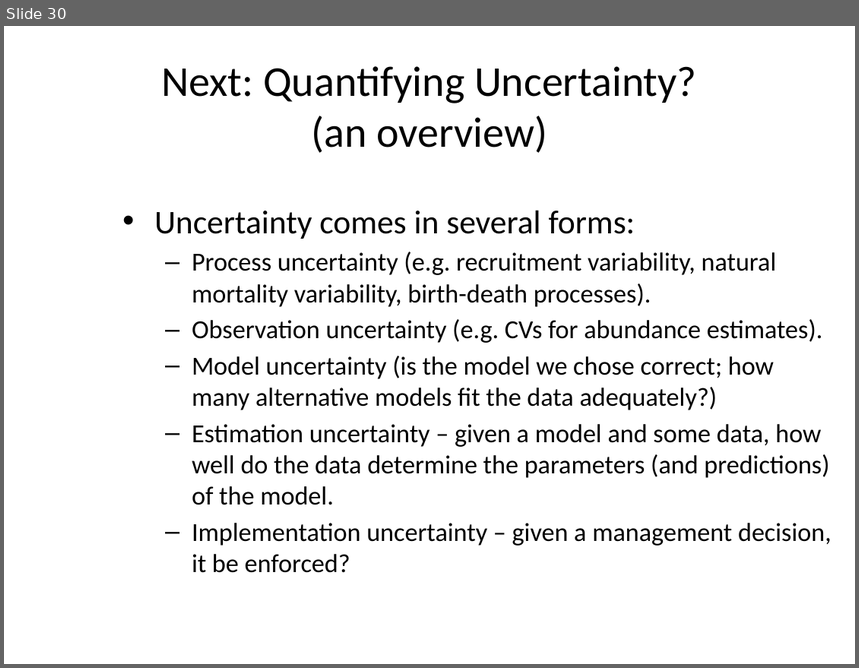
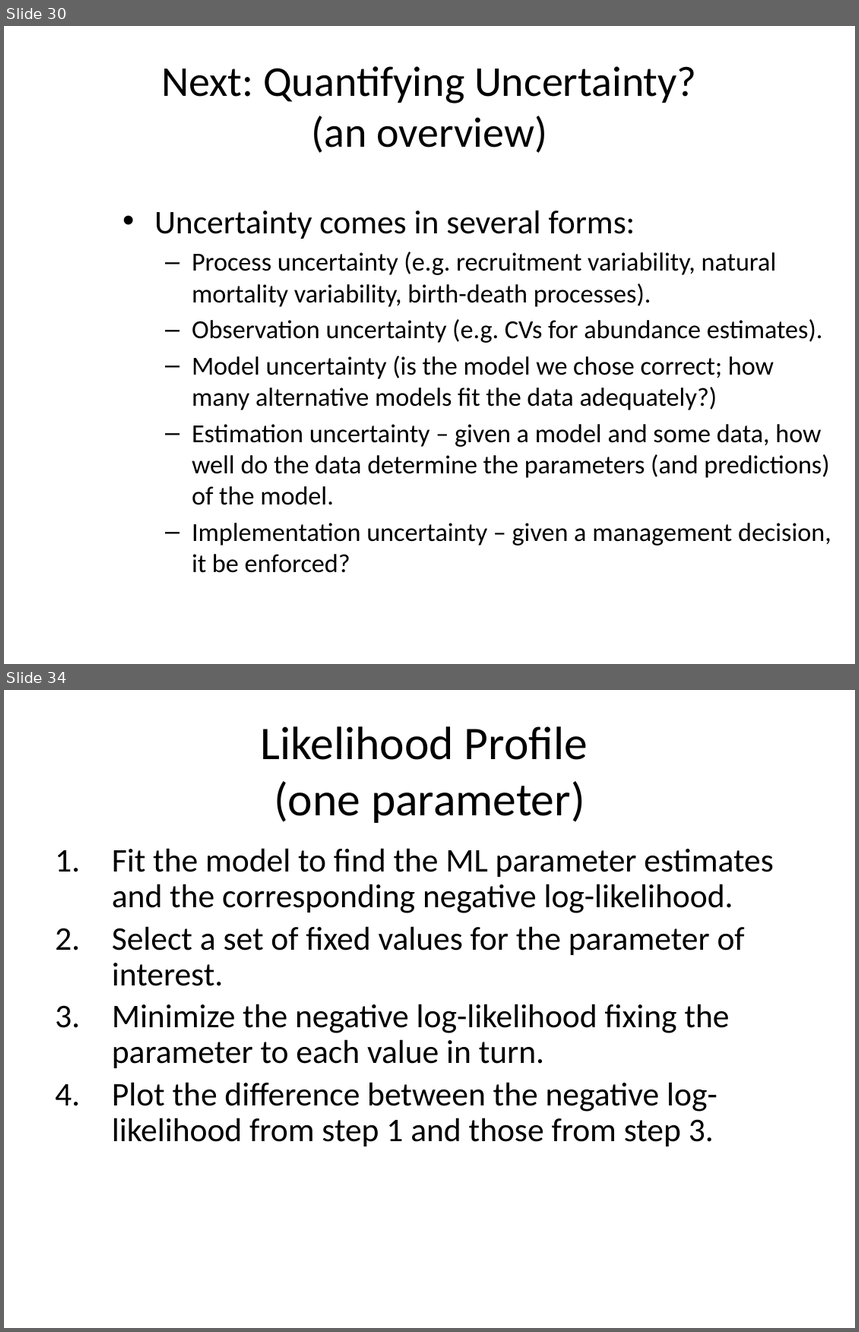
Before and after one commit to rwildermuth/FayLabExamples, a slide deck: Estimation.pptx. Shown one above the other, each under a label of ours: slide 30 before the commit, slides 30 and 34 after it; the slides between them are not shown. The pictures are 859x668 and 859x1332 pixels, drawn with LibreOffice and Linux fonts; fonts in the diff are those of the drawing. Boxes give left, top, right and bottom in pixels: in the first picture for what was removed or moved away, otherwise in the second. Text is boxed around its words. In the diff, an @@ line names an element or a change of style, - is before the commit and + after.

Commit message:
files updated to include likelihood profile work for Apr 8 2015

```diff
--- a/Estimation.pptx
+++ b/Estimation.pptx
@@ slide 34 added at (x1=4, y1=690, x2=855, y2=1328), background #FFFFFF @@
@@ title added at (x1=261, y1=726, x2=588, y2=823), 39.6 pt, text #000000 @@
+Likelihood Profile
+(one parameter)
@@ text added at (x1=112, y1=848, x2=773, y2=1147), 28 pt, text #000000 @@
+1. Fit the model to find the ML parameter estimates and the corresponding negative log-likelihood.
+2. Select a set of fixed values for the parameter of interest.
+3. Minimize the negative log-likelihood fixing the parameter to each value in turn.
+4. Plot the difference between the negative log-likelihood from step 1 and those from step 3.
```
Also in this commit, not shown: 10 other slides added, 1 other file.
